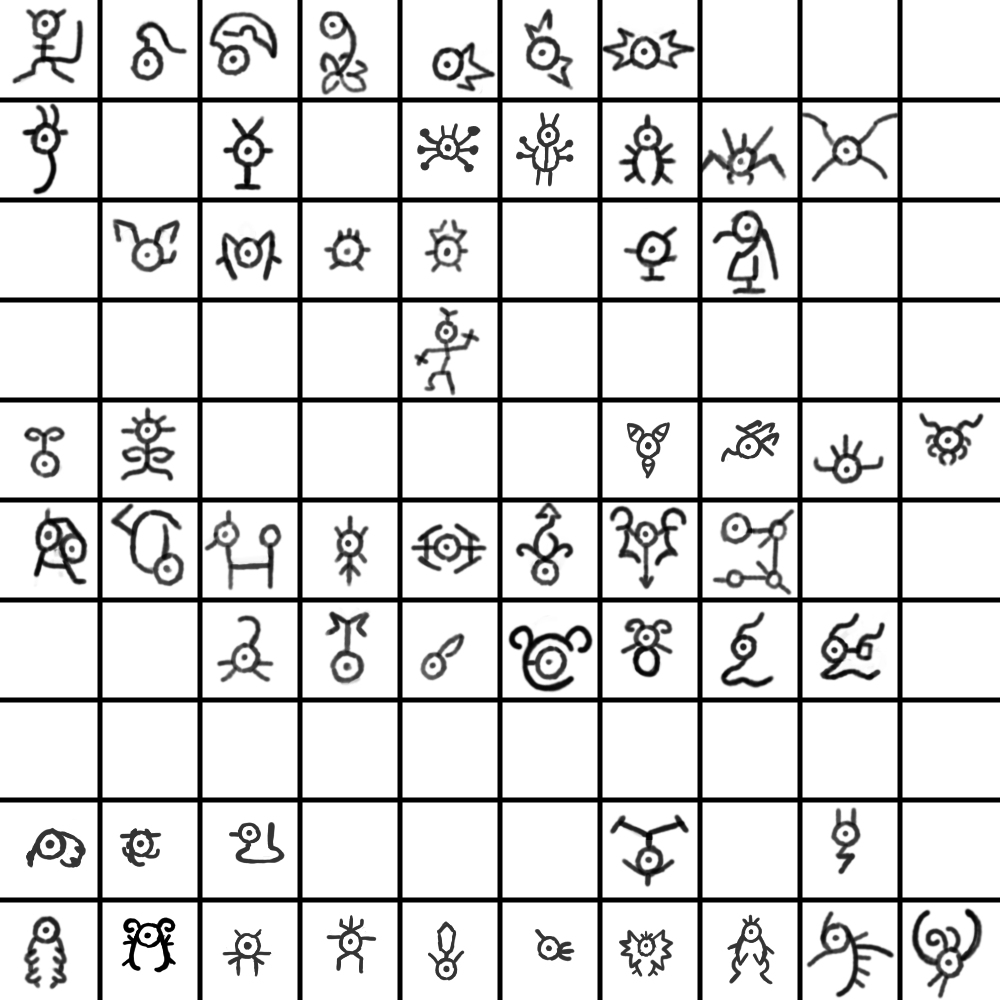
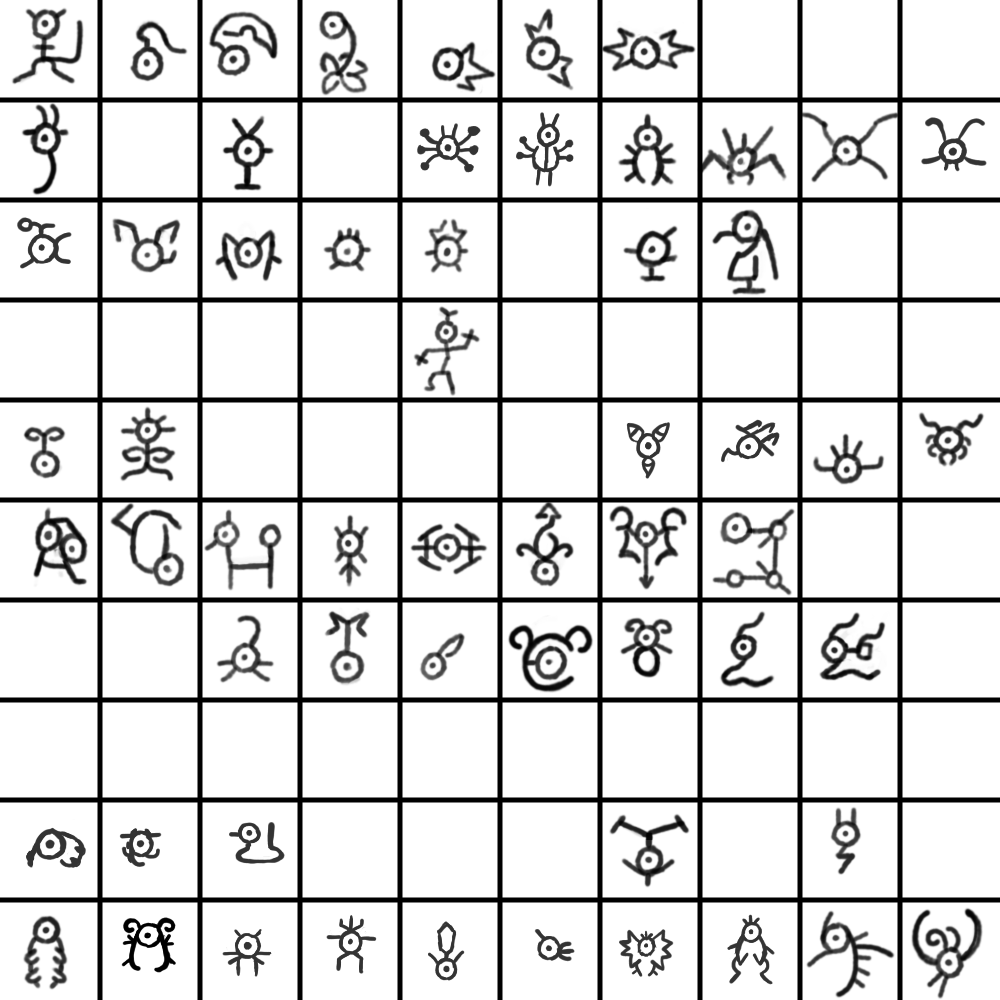
Layered file, before and after one edit (1000px x 1000px). Changes by layer:
painted on "Paint Layer 1" over [17, 117, 987, 269]
